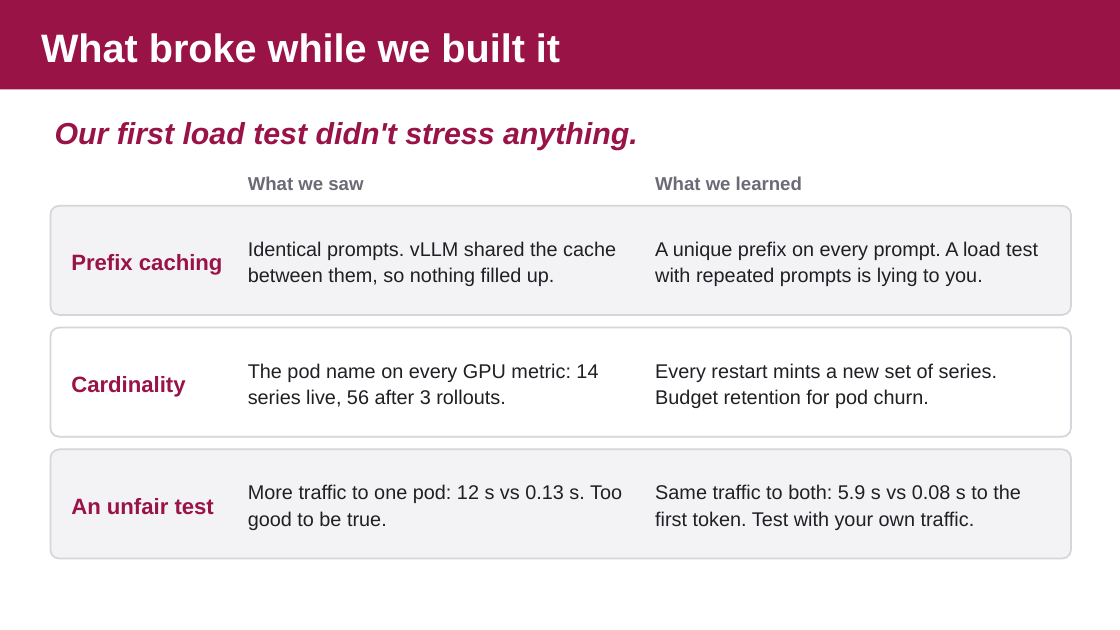
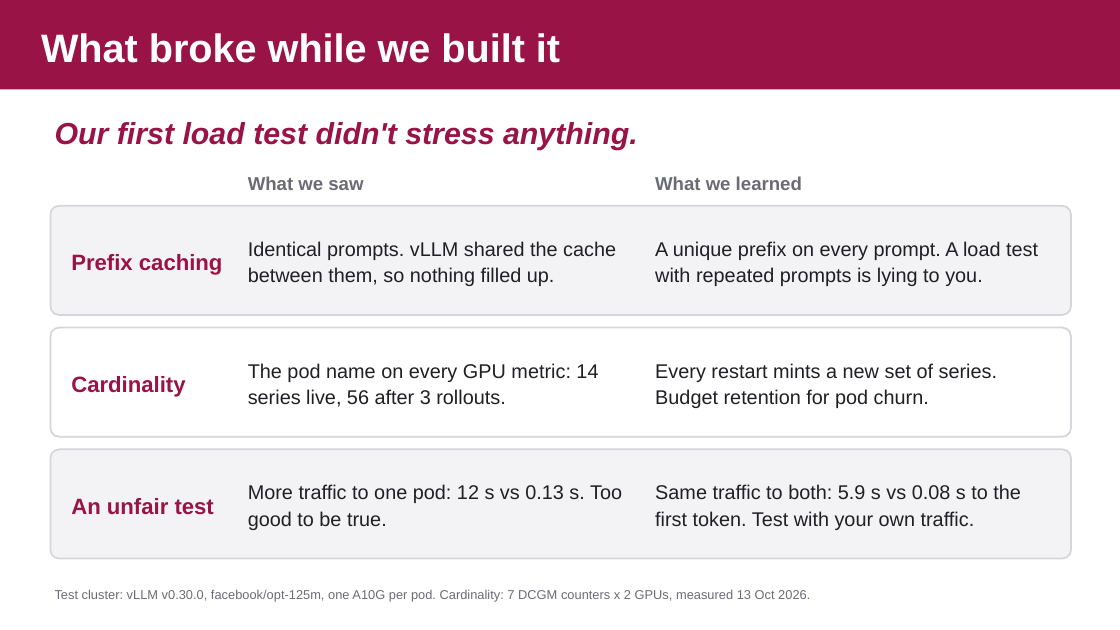
Before and after one commit to danilosilvase/gpu-observability-kubecon-na-2026, a slide deck: slide 8 of deck/kubecon-obsday-2026.pptx. Drawn at 1120x630 pixels with LibreOffice and Linux fonts; fonts in the diff are those of the drawing; background and template pictures are left out. Boxes give left, top, right and bottom in pixels: in the first picture for what was removed or moved away, otherwise in the second. Text is boxed around its words. In the diff, an @@ line names an element or a change of style, - is before the commit and + after.

```diff
--- a/deck/kubecon-obsday-2026.pptx
+++ b/deck/kubecon-obsday-2026.pptx
@@ text added at (55,589,810,602), 11 pt, text #6B6B76 @@
+Test cluster: vLLM v0.30.0, facebook/opt-125m, one A10G per pod. Cardinality: 7 DCGM counters x 2 GPUs, measured 13 Oct 2026.
```
Also in this commit, not shown: 3 other slides changed, 4 slides added, 4 other files.
